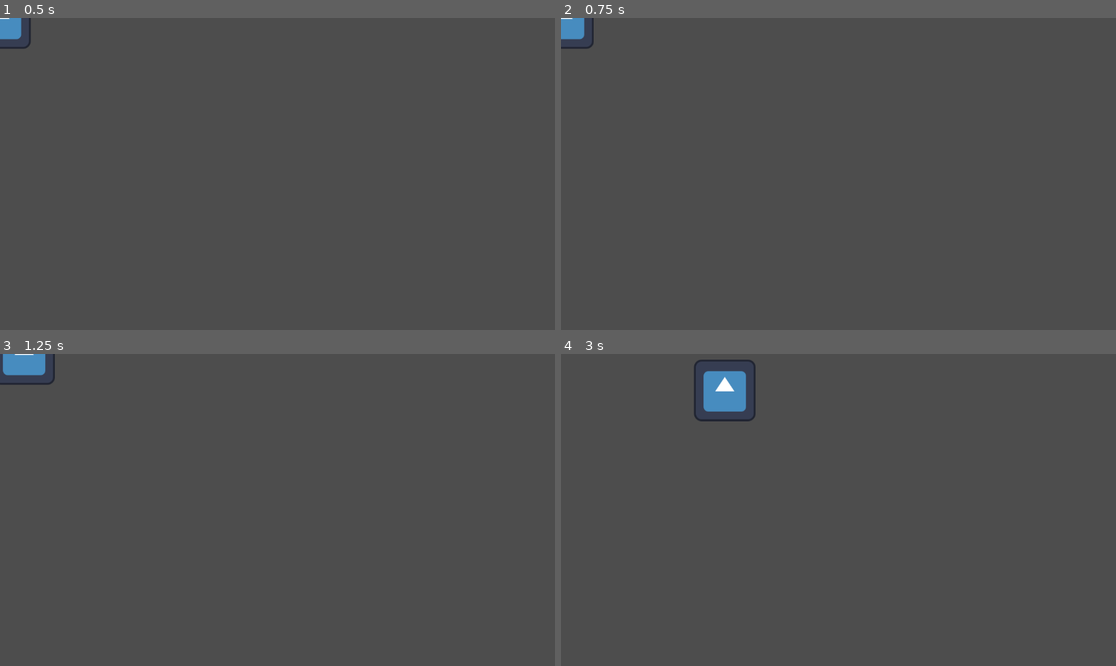
Above: before the commit, frames 1-4 (two rows, left to right).
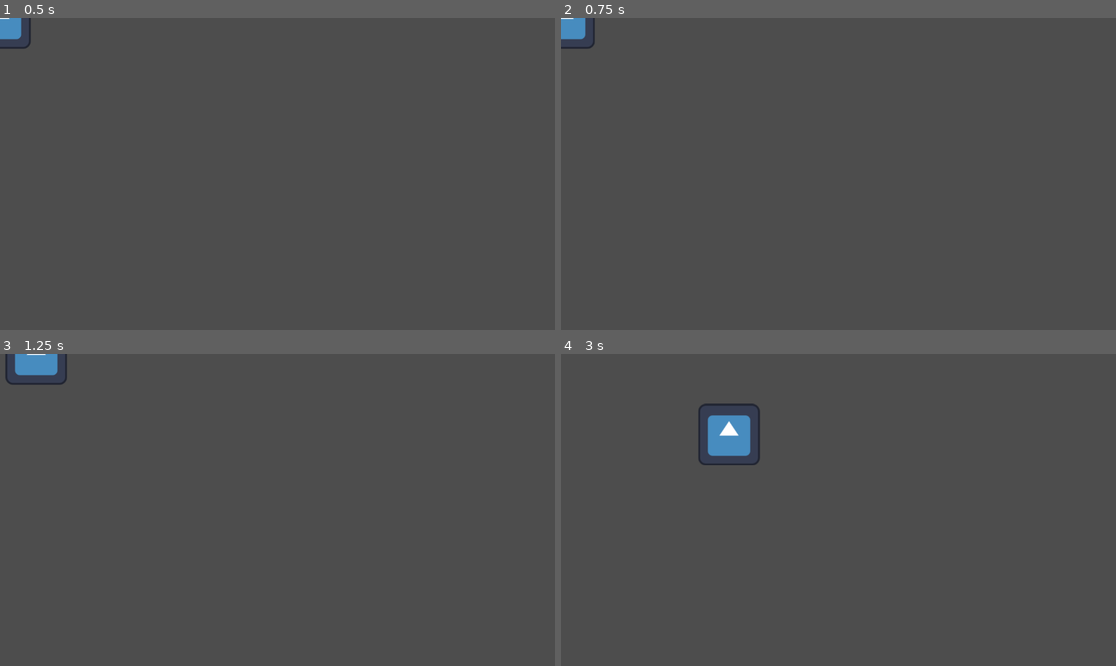
Above: after the commit, the same moments.

Repository: FinalExa/Tanuki
Game: Godot game, scene res://Scenes/player_transform_test.tscn
The game is run twice, just before and just after one commit, with the same random seed, the same clock (stepped at 60 frames per second) and the same inputs. The engine's default icon, where the game draws it, is replaced by a stand-in: a white triangle on a blue panel in a dark square.
Inputs:
- Up to frame 1 (0.5 s): no input
- Up to frame 2 (0.75 s): tap Enter at 0.5 s; hold D (right) from 0.53 s (still down)
- Up to frame 3 (1.25 s): keep holding D (right)
- Up to frame 4 (3 s): release D (right) at 1.28 s; hold S (down) 1.28-2.03 s; hold D (right) 2.03-2.78 s; hold W (up) from 2.78 s (still down)

Frame 1 is identical in both runs. In frame 2, less than 0.1% of the frame differs, in the area x 2-7%, y 0-10%; in frame 3, 0.4%; in frame 4, 2.5%, in the area x 23-36%, y 1-36%.

Commit message:
script fix pt2

Diff:
--- a/Scenes/CharacterMovement.gd
+++ b/Scenes/CharacterMovement.gd
@@ -1,13 +1,14 @@
 extends CharacterBody2D
 
 @export var accelerationPerSecond = 0
-@export var maxSpeed = 0
+@export var defaultMaxSpeed = 0
+var currentMaxSpeed
 var currentSpeed
-var currentDirection = Vector2(0,0)
 var inputDirection
 
 func _ready():
 	currentSpeed = 0
+	reset_max_speed()
 
 func get_input():
 	inputDirection = Input.get_vector("left", "right", "up", "down")
@@ -16,8 +17,14 @@
 	if (inputDirection == Vector2.ZERO && currentSpeed!=0):
 		currentSpeed = 0
 	else: if(inputDirection!=Vector2.ZERO):
-		currentSpeed += accelerationPerSecond*delta
+		currentSpeed = clamp(currentSpeed+(accelerationPerSecond*delta),0,currentMaxSpeed)
 	velocity = inputDirection*currentSpeed
+
+func reset_max_speed():
+	set_max_speed(defaultMaxSpeed)
+
+func set_max_speed(newMaxSpeed):
+	currentMaxSpeed = newMaxSpeed
 
 func _physics_process(delta):
 	get_input()
--- a/Scenes/player_transform_test.tscn
+++ b/Scenes/player_transform_test.tscn
@@ -9,8 +9,8 @@
 
 [node name="CharacterBody2D" type="CharacterBody2D" parent="."]
 script = ExtResource("1_eiubd")
-accelerationPerSecond = 200
-maxSpeed = 350
+accelerationPerSecond = 300
+defaultMaxSpeed = 350
 
 [node name="CollisionShape2D" type="CollisionShape2D" parent="CharacterBody2D"]
 shape = SubResource("CircleShape2D_nxjry")
